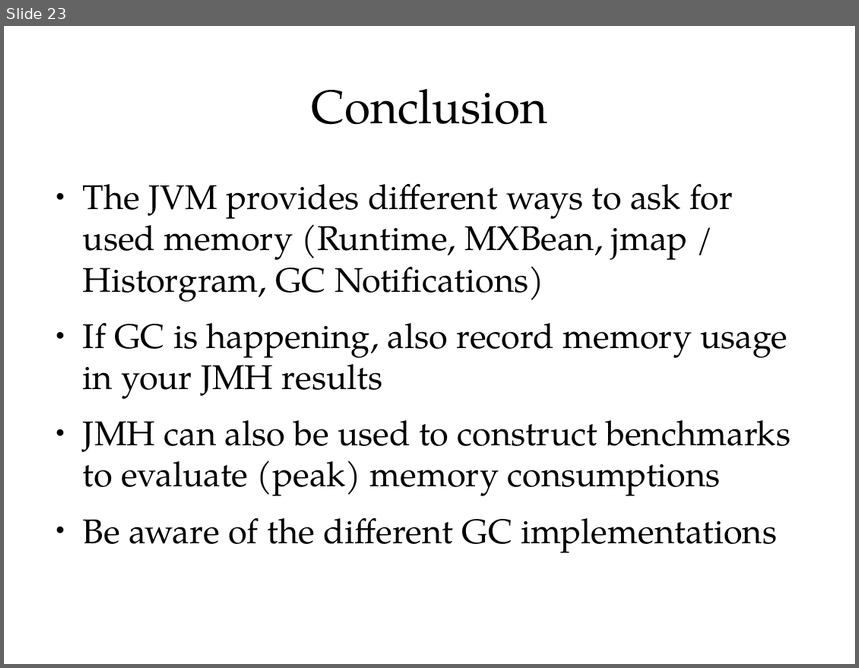
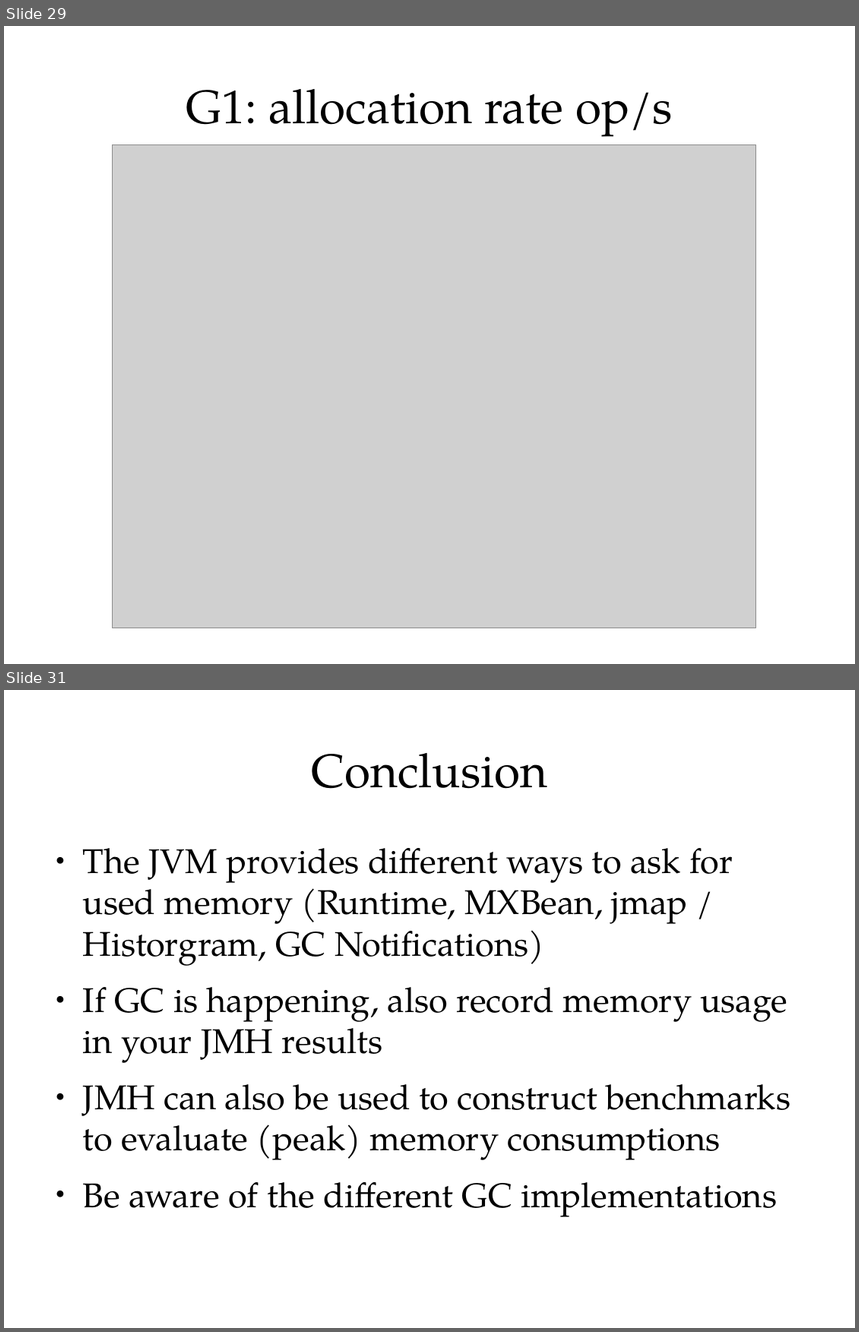
Before and after one commit to cruftex/talk-benchmark-memory, a slide deck: benchmark-memory-with-jmh.odp. Shown one above the other, each under a label of ours: slide 23 before the commit, slides 29 and 31 after it; the slides between them are not shown. The pictures are 859x668 and 859x1332 pixels, drawn with LibreOffice and Linux fonts; fonts in the diff are those of the drawing; grey boxes stand for pictures. Boxes give left, top, right and bottom in pixels: in the first picture for what was removed or moved away, otherwise in the second. Text is boxed around its words. In the diff, an @@ line names an element or a change of style, - is before the commit and + after.

```diff
--- a/benchmark-memory-with-jmh.odp
+++ b/benchmark-memory-with-jmh.odp
@@ slide 29 added at (4,26,855,664), background #FFFFFF @@
@@ title added at (186,89,673,137), 44 pt, text #000000 @@
+G1: allocation rate op/s
@@ picture added at (112,145,756,629) @@
@@ what was slide 23 is now slide 31 @@
```
Also in this commit, not shown: 1 slide changed, 10 other slides added, 3 slides removed, 1 other file.
